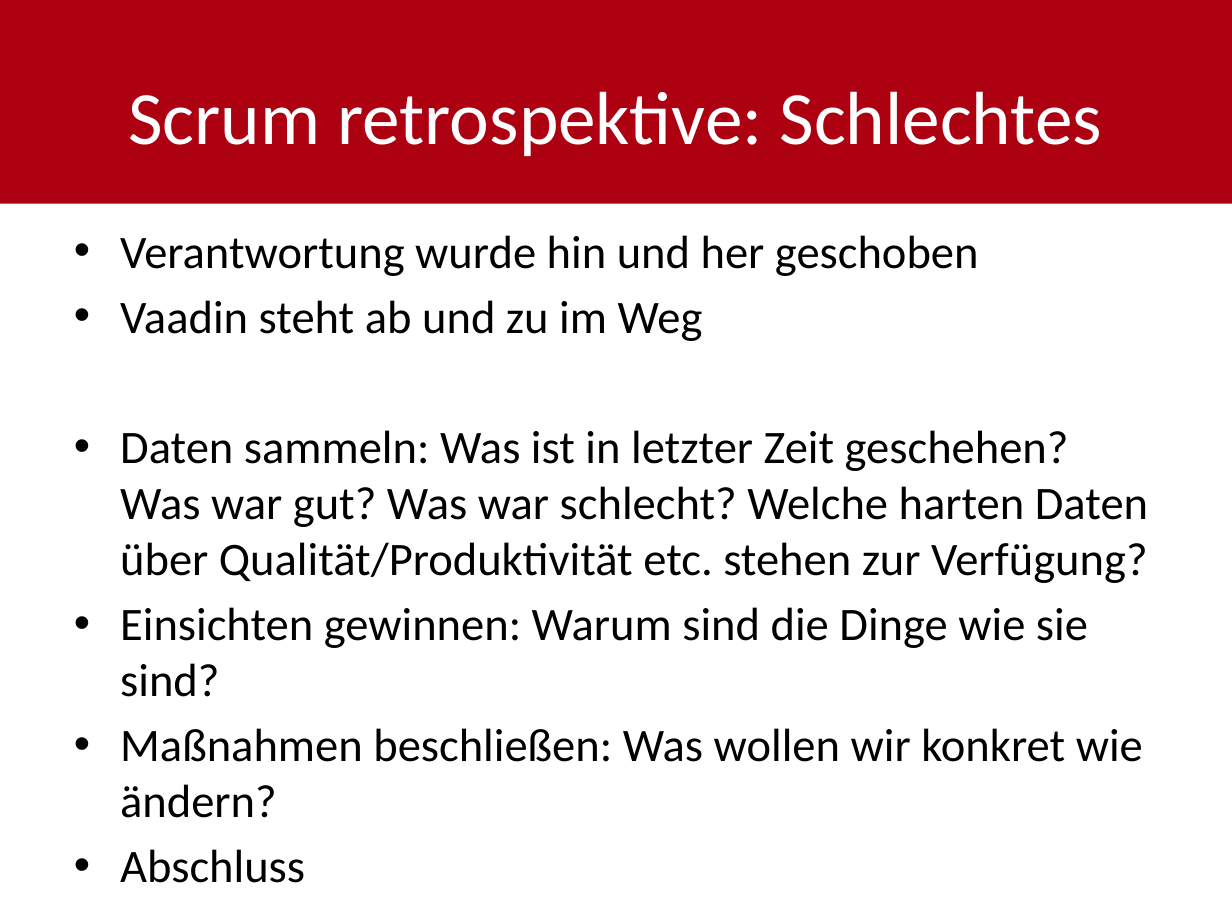
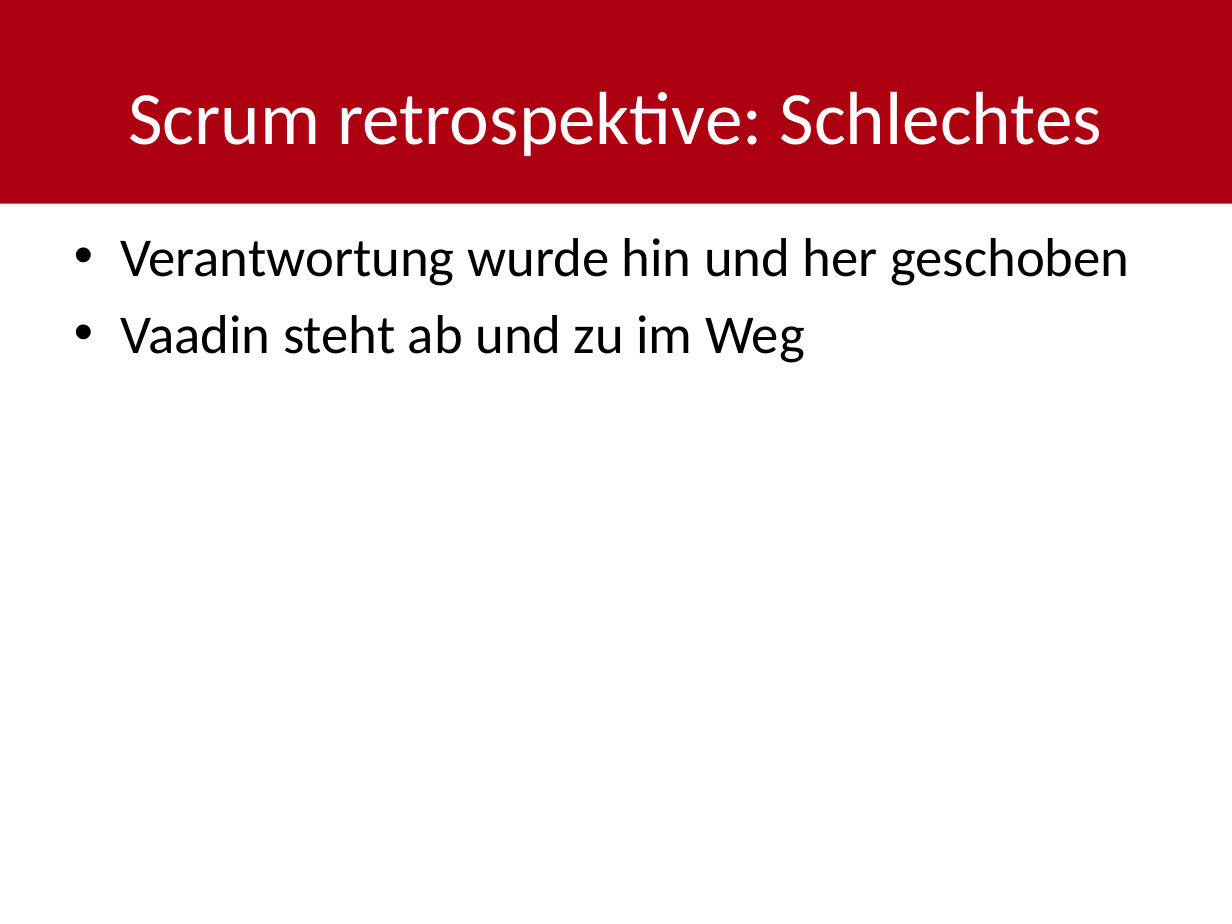
Before and after one commit to shylux/ch.bfh.bti7081.s2015.rot, a slide deck: slide 19 of doc/task14/Schlusspräsentation.pptx. Drawn at 1232x924 pixels with LibreOffice and Linux fonts; fonts in the diff are those of the drawing. Boxes give left, top, right and bottom in pixels: in the first picture for what was removed or moved away, otherwise in the second. Text is boxed around its words. In the diff, an @@ line names an element or a change of style, - is before the commit and + after.

```diff
--- a/doc/task14/Schlusspräsentation.pptx
+++ b/doc/task14/Schlusspräsentation.pptx
@@ text "Verantwortung wurde hin und her ..." at (120,238,1129,363): size 27.2 to 32 pt @@
@@ text at (120,430,1148,818): paragraphs removed @@
-• Daten sammeln: Was ist in letzter Zeit geschehen? Was war gut? Was war schlecht? Welche harten Daten über Qualität/Produktivität etc. stehen zur Verfügung?
-• Einsichten gewinnen: Warum sind die Dinge wie sie sind?
-• Maßnahmen beschließen: Was wollen wir konkret wie ändern?
-• Abschluss
```
Also in this commit, not shown: 1 other slide changed, 1 slide added.
